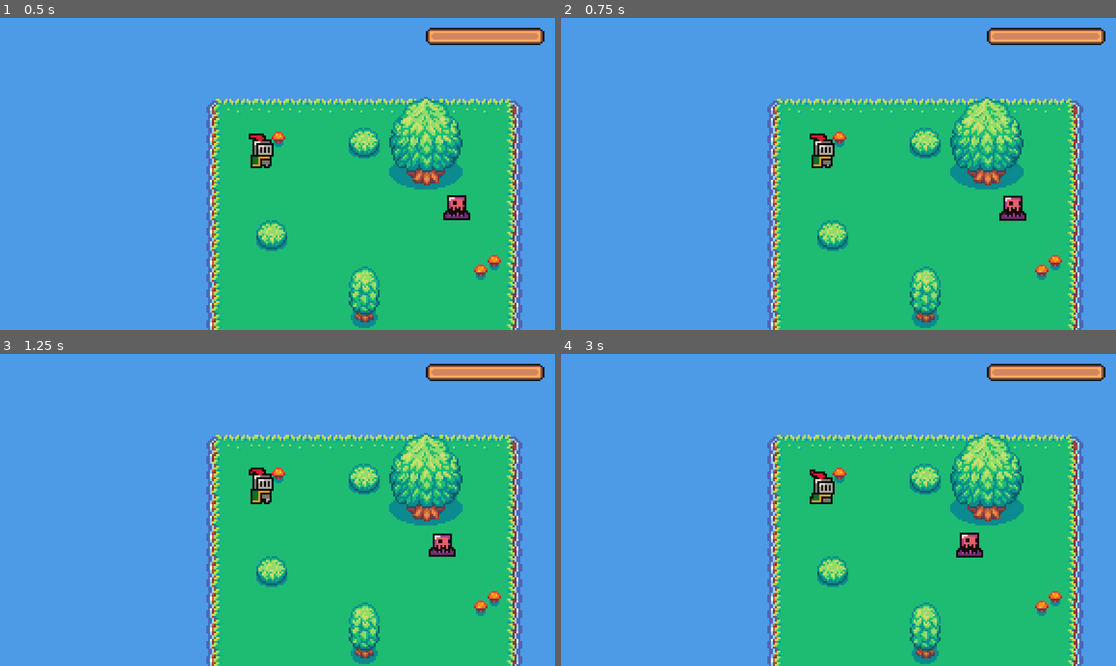
Above: before the commit, frames 1-4 (two rows, left to right).
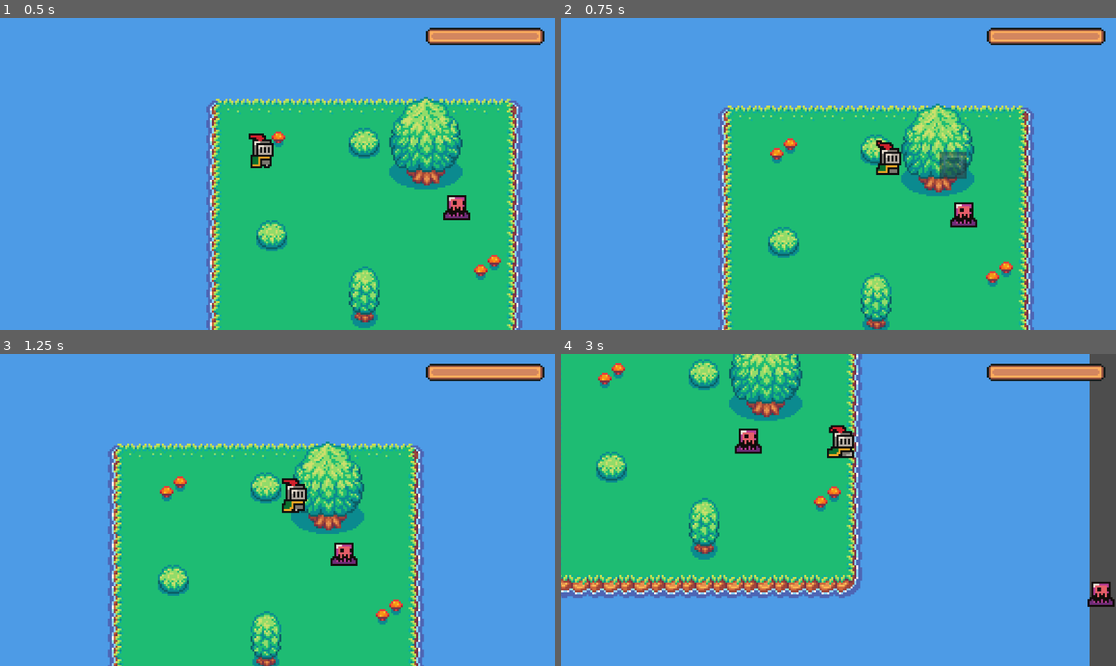
Above: after the commit, the same moments.

Repository: AlexAb123/May-Term
Game: Godot game, scene res://Scenes/Main.tscn
The game is run twice, just before and just after one commit, with the same random seed, the same clock (stepped at 60 frames per second) and the same inputs.
Inputs (mouse positions are in pixels of both pictures, inside the frame that each line leads up to):
- Up to frame 1 (0.5 s): no input
- Up to frame 2 (0.75 s): move the mouse to (960, 158) at 0.52 s; hold D (move_right) from 0.53 s (still down); tap X (x) at 0.6 s; click (960, 158) at 0.67 s
- Up to frame 3 (1.25 s): keep holding D (move_right); tap Z (z) at 0.8 s
- Up to frame 4 (3 s): move the mouse to (727, 525) at 1.27 s; release D (move_right) at 1.28 s; hold S (move_down) 1.28-2.03 s; tap Z (z) at 1.35, 2.3, 2.85 s; tap X (x) at 1.55, 2.1 s; move the mouse to (894, 441) at 2.02 s; hold D (move_right) 2.03-2.78 s; move the mouse to (810, 572) at 2.77 s; hold W (move_up) from 2.78 s (still down); click (810, 572) at 2.92 s

Frame 1 is identical in both runs. In frame 2, 26% of the frame differs, in the area x 28-95%, y 25-100%; in frame 3, 37%; in frame 4, 75%, in the area x 0-100%, y 0-100%.
Error before the commit: Parse Error: Unexpected "class_name" in class body. (res://Scripts/Player)

Commit message:
fixed furnace

Diff:
--- a/Resources/Items/ITEM_Furnace.tres
+++ b/Resources/Items/ITEM_Furnace.tres
@@ -1,13 +1,12 @@
 [gd_resource type="Resource" script_class="PlaceableItem" load_steps=4 format=3 uid="uid://ctegtfrflqve6"]
 
-
-[ext_resource type="PackedScene" uid="uid://413lxhppw7hu" path="res://Scenes/Building Scenes/Recipe Building Scenes/Furnace.tscn" id="1_1jaia"]
+[ext_resource type="PackedScene" uid="uid://413lxhppw7hu" path="res://Scenes/Building Scenes/Recipe Building Scenes/Furnace.tscn" id="1_gylp7"]
 [ext_resource type="Script" path="res://Scripts/Resource Scripts/Item Scripts/Placeable_Item.gd" id="2_08mpj"]
-[ext_resource type="Texture2D" uid="uid://wuof8losfo5a" path="res://assets/Custom Sprites/Furnace.Off.png" id="3_jb2x4"]
+[ext_resource type="Texture2D" uid="uid://wuof8losfo5a" path="res://assets/Custom Sprites/Furnace.Off.png" id="3_odwti"]
 
 [resource]
 script = ExtResource("2_08mpj")
-buildingScene = ExtResource("1_1jaia")
-name = "Furnace"
+buildingScene = ExtResource("1_gylp7")
+name = ""
 stackSize = 10
-sprite = ExtResource("3_jb2x4")
+sprite = ExtResource("3_odwti")
--- a/Scenes/Main.tscn
+++ b/Scenes/Main.tscn
@@ -16,8 +16,6 @@
 
 [node name="Player" parent="." instance=ExtResource("1_pu1qa")]
 position = Vector2(-45, -29)
-maxHealth = null
-moveSpeed = null
 
 [node name="Camera2D" parent="." instance=ExtResource("3_nd7p8")]
 
@@ -30,7 +28,7 @@
 texture_under = ExtResource("5_7n2sy")
 texture_progress = ExtResource("6_o41ll")
 script = ExtResource("7_u84qr")
-player = Object(CharacterBody2D,"_import_path":NodePath(""), …(1021 unchanged characters)… s://Scripts/Player Scripts/Player.gd"),"selected_item":Resource("res://Resources/Items/ITEM_Furnace.tres"),"maxHealth":null,"moveSpeed":null)
+player = Object(CharacterBody2D,"_import_path":NodePath(""), …(1021 unchanged characters)… s://Scripts/Player Scripts/Player.gd"),"maxHealth":100,"moveSpeed":150,"selected_item":Resource("res://Resources/Items/ITEM_Furnace.tres"))
 
 
 [node name="TileMap" parent="." instance=ExtResource("4_241aj")]
--- a/Scripts/Player Scripts/Player.gd
+++ b/Scripts/Player Scripts/Player.gd
@@ -2,8 +2,6 @@
 class_name Player
 
 signal healthChanged
-
-class_name Player
 
 @export_category("Movement")
 @export var maxHealth = 100
